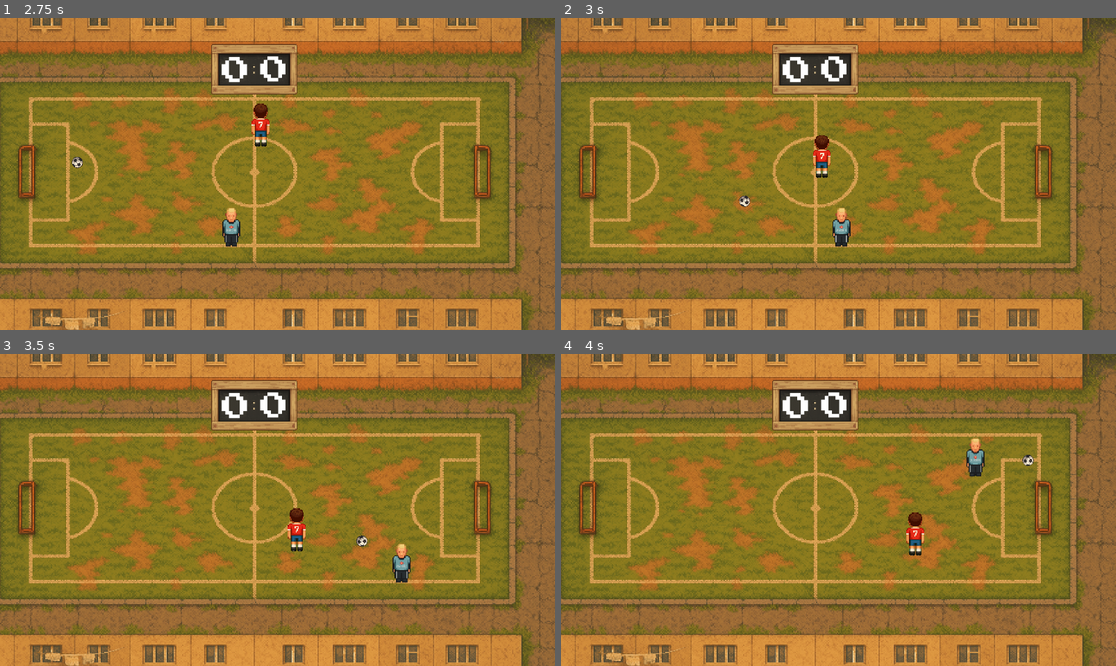
Above: before the commit, frames 1-4 (two rows, left to right).
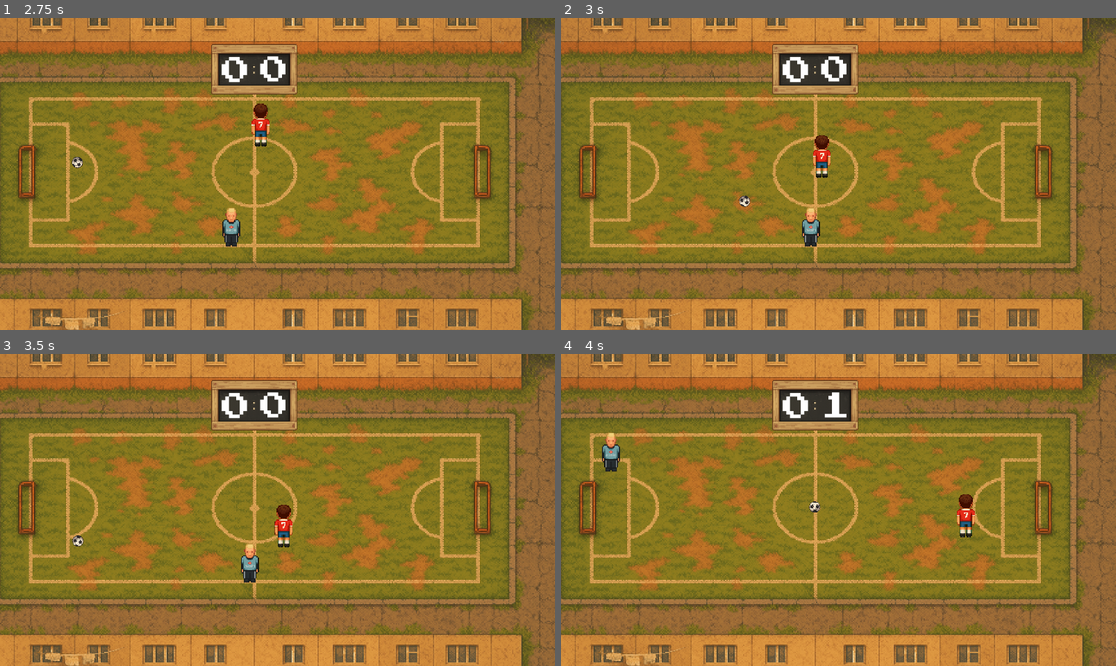
Above: after the commit, the same moments.

Repository: supervi5w4/footballpong
Game: Godot game, scene res://scenes/menu.tscn
Two runs of this game, one before a commit and one after it. Both use one fixed random seed, a clock stepped at 60 frames per second and the inputs below.
Inputs:
- Up to frame 1 (2.75 s): click "Играть" at 0.5 s; hold Right (ui_right) 1.28-2.03 s; hold Down (ui_down) from 2.03 s (still down)
- Up to frame 2 (3 s): release Down (ui_down) at 2.78 s; hold Right (ui_right) from 2.78 s (still down)
- Up to frame 3 (3.5 s): keep holding Right (ui_right)
- Up to frame 4 (4 s): release Right (ui_right) at 3.53 s; hold Up (ui_up) from 3.53 s (still down)

Frame 1 is identical in both runs. In frame 2, 0.6% of the frame differs, in the area x 43-53%, y 60-74%; in frame 3, 1.4%; in frame 4, 1.7%, in the area x 7-86%, y 12-65%.

Commit message:
Restrict PlayerPaddle to own half of field using ADVANCE_LIMIT_PROPORTION
• Добавлено ограничение перемещения игрока по своей половине поля аналогично AI.
• Введена константа ADVANCE_LIMIT_PROPORTION (по умолчанию 0.47) для контроля, насколько далеко игрок может заходить за центр.
• Экспортирован флаг is_left_side для задания стороны игрока.
• Переписан _physics_process: теперь после move_and_slide() позиция игрока жёстко ограничивается в пределах своей зоны.
• Логика отражения мяча сохранена без изменений.

Diff:
--- a/scenes/player_paddle.gd
+++ b/scenes/player_paddle.gd
@@ -8,37 +8,53 @@
 const MOVE_SPEED: float = 850.0
 const Utils: Script = preload("res://scripts/utils.gd")
 
+# На сколько далеко за центр игрок может «выглядывать»
+const ADVANCE_LIMIT_PROPORTION: float = 0.45    # 0.0 – 1.0
+@export var is_left_side: bool = true            # true → левый игрок, false → правый
+
 var start_pos: Vector2 = Vector2.ZERO
+
 
 func _ready() -> void:
 	start_pos = global_position
+
 
 func reset_position() -> void:
 	global_position = start_pos
 	velocity = Vector2.ZERO
 
+
 func _physics_process(_delta: float) -> void:
-	# Управление клавишами
+	# ---------- Управление ----------
 	var dir: Vector2 = Vector2(
 		Input.get_action_strength("ui_right") - Input.get_action_strength("ui_left"),
 		Input.get_action_strength("ui_down")  - Input.get_action_strength("ui_up")
 	)
-	if dir != Vector2.ZERO:
-		velocity = dir.normalized() * MOVE_SPEED
-	else:
-		velocity = Vector2.ZERO
+	velocity = dir.normalized() * MOVE_SPEED if dir != Vector2.ZERO else Vector2.ZERO
 	move_and_slide()
 
-	# Отражение мяча с передачей спина (spin)
+	# ---------- Ограничиваем игрока своей половиной ----------
+	var viewport_width: float = get_viewport_rect().size.x
+	var limit: float          = viewport_width * ADVANCE_LIMIT_PROPORTION
+
+	if is_left_side:
+		# Левый игрок: 0 — limit
+		global_position.x = clamp(global_position.x, 0.0, limit)
+	else:
+		# Правый игрок: (width − limit) — width
+		var right_min: float = viewport_width - limit
+		global_position.x = clamp(global_position.x, right_min, viewport_width)
+
+	# ---------- Отражаем мяч с учётом спина ----------
 	for i in range(get_slide_collision_count()):
 		var col: KinematicCollision2D = get_slide_collision(i)
 		if col.get_collider() is RigidBody2D and col.get_collider().is_in_group("ball"):
+			var ball: RigidBody2D = col.get_collider()
 			var info: Dictionary = Utils.reflect(
-				(col.get_collider() as RigidBody2D).linear_velocity,
+				ball.linear_velocity,
 				col.get_normal(),
 				velocity,
-				1.05
+				1.05            # коэффициент усиления/добавки спина
 			)
-			var ball: RigidBody2D = col.get_collider() as RigidBody2D
 			ball.linear_velocity  = info["vel"]
 			ball.angular_velocity = info["spin"]
